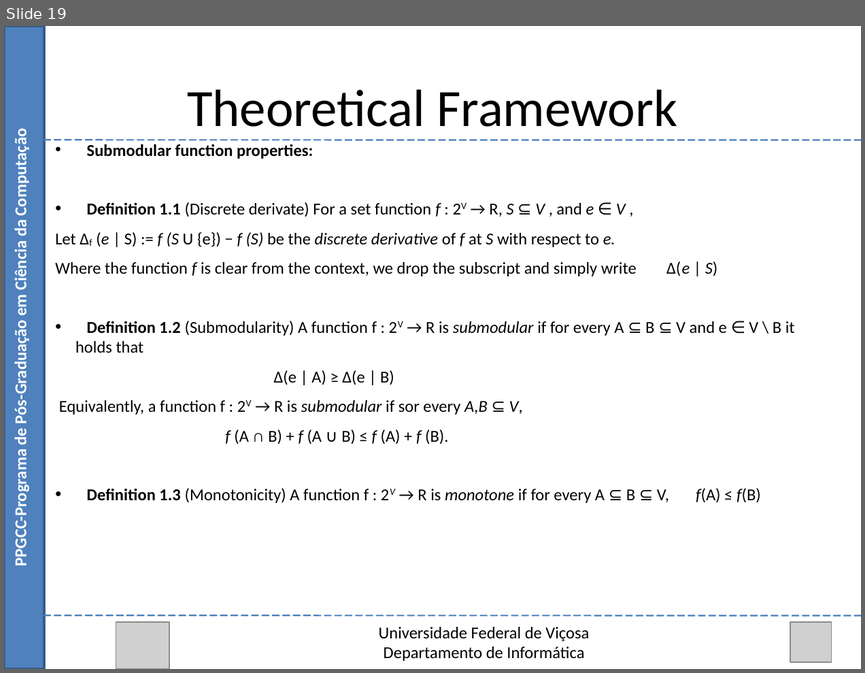
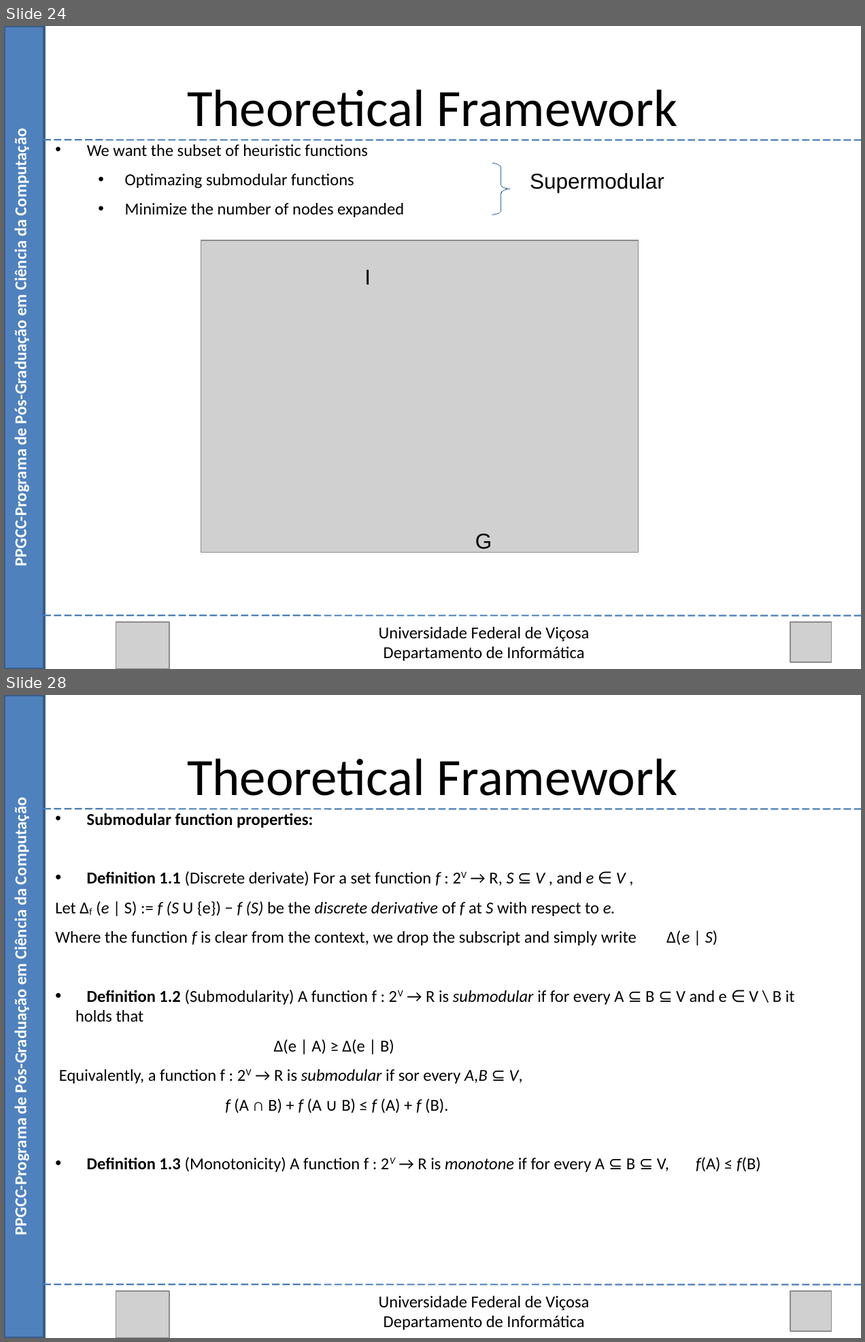
Before and after one commit to Marvinsky/research-marvin, a slide deck: latex/odp/selection heuristics.odp. Shown one above the other, each under a label of ours: slide 19 before the commit, slides 24 and 28 after it; the slides between them are not shown. The pictures are 865x673 and 865x1342 pixels, drawn with LibreOffice and Linux fonts; fonts in the diff are those of the drawing; grey boxes stand for pictures. Boxes give left, top, right and bottom in pixels: in the first picture for what was removed or moved away, otherwise in the second. Text is boxed around its words. In the diff, an @@ line names an element or a change of style, - is before the commit and + after.

Commit message:
20/08/15 update selection heuristics

```diff
--- a/latex/odp/selection heuristics.odp
+++ b/latex/odp/selection heuristics.odp
@@ slide 24 added at (4,26,861,669), background #FFFFFF @@
@@ rectangle added at (4,26,44,669), fill #4F81BD, outline #385D8A 2.01 pt @@
@@ text added at (187,89,677,127), 44 pt, text #000000 @@
+Theoretical Framework
@@ text added at (11,138,31,563), 14 pt, text #FFFFFF, bold @@
+PPGCC-Programa de Pós-Graduação em Ciência da Computação
@@ line added from (44, 140) to (861, 140), #4A7EBB 1.25 pt @@
@@ text added at (87,144,404,217), 14 pt, text #000000 @@
+• We want the subset of heuristic functions
+  • Optimazing submodular functions
+  • Minimize the number of nodes expanded
@@ freeform shape added at (492,163,509,214), outline #3465A4 0 pt @@
@@ text added at (530,173,664,193), 18 pt, text #000000 @@
+Supermodular
@@ picture added at (201,240,638,552) @@
@@ text added at (364,269,371,284), 18 pt, text #000000 @@
+I
@@ text added at (475,533,492,552), 18 pt, text #000000 @@
+G
@@ line added from (44, 616) to (861, 616), #4A7EBB 1.25 pt @@
@@ picture added at (116,622,169,669) @@
@@ text added at (379,626,589,660), 14 pt, text #000000 @@
+Universidade Federal de Viçosa
+Departamento de Informática
@@ picture added at (789,622,831,662) @@
@@ what was slide 19 is now slide 28 @@
```
Also in this commit, not shown: 9 slides changed, 5 other slides added.
